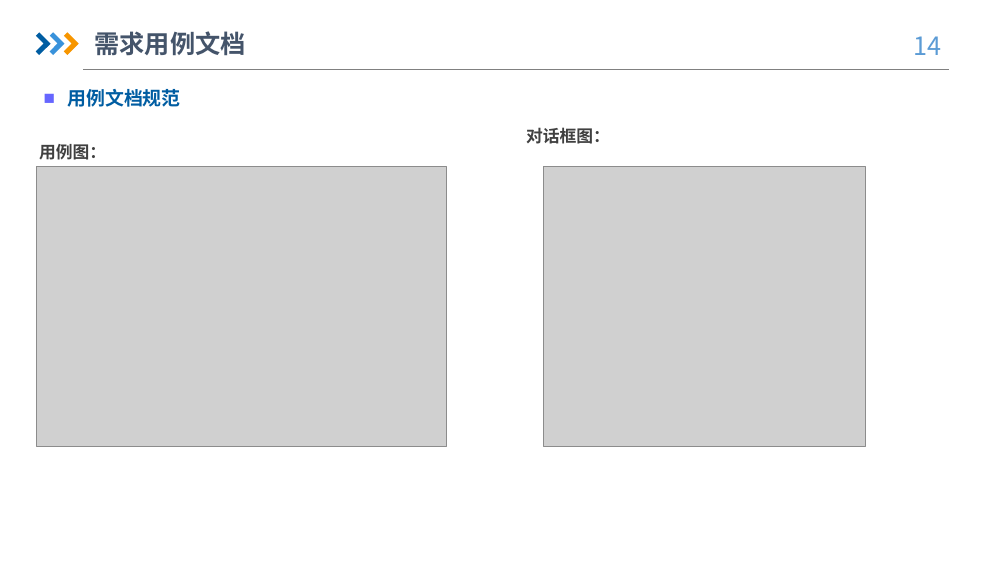
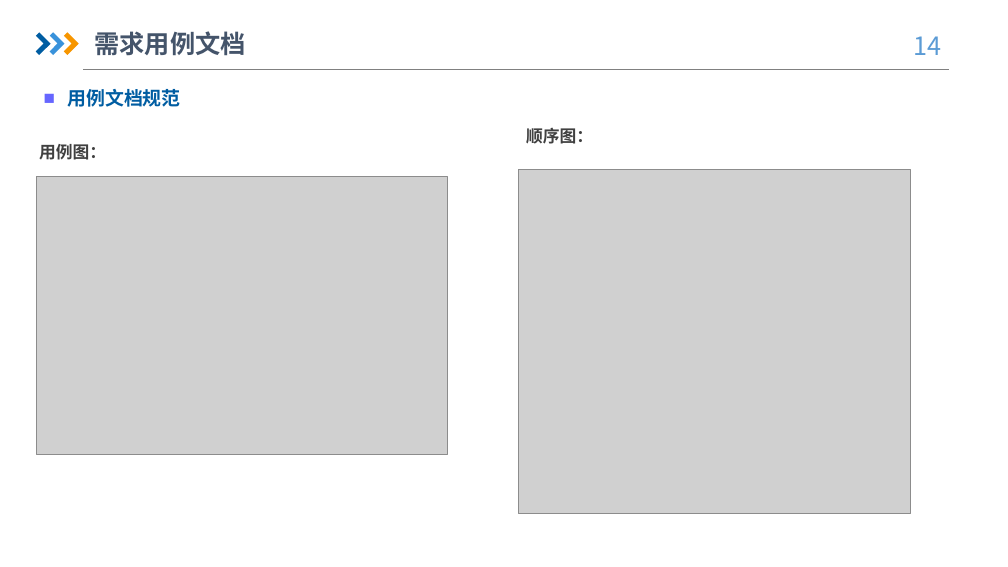
Before and after one commit to hhhdxd/Request, a slide deck: slide 14 of 软件需求规格说明书/软件需求规格说明书项目评审.pptx. Drawn at 1008x567 pixels with LibreOffice and Linux fonts; fonts in the diff are those of the drawing; grey boxes stand for pictures; background and template pictures are left out. Boxes give left, top, right and bottom in pixels: in the first picture for what was removed or moved away, otherwise in the second. Text is boxed around its words. In the diff, an @@ line names an element or a change of style, - is before the commit and + after.

```diff
--- a/软件需求规格说明书/软件需求规格说明书项目评审.pptx
+++ b/软件需求规格说明书/软件需求规格说明书项目评审.pptx
@@ text at <box>526,128,593,144</box>: text changed @@
-对话框图：
+顺序图：
@@ picture: place and size @@
-picture at <box>36,166,447,447</box>
+picture at <box>36,176,447,454</box>
@@ picture: place and size @@
-picture at <box>544,166,865,447</box>
+picture at <box>519,169,910,514</box>
```
Also in this commit, not shown: 4 other slides changed, 1 slide added, 7 other files.
